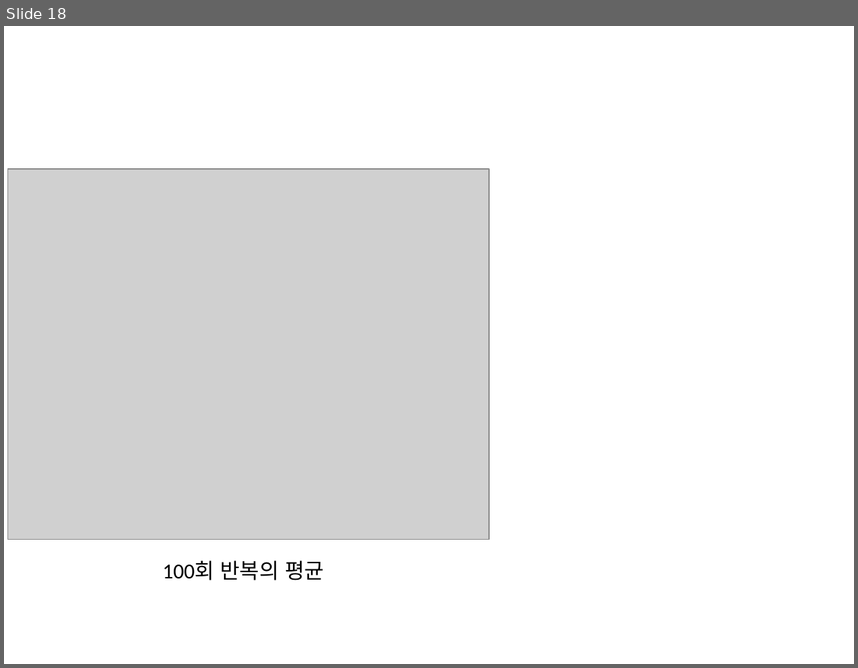
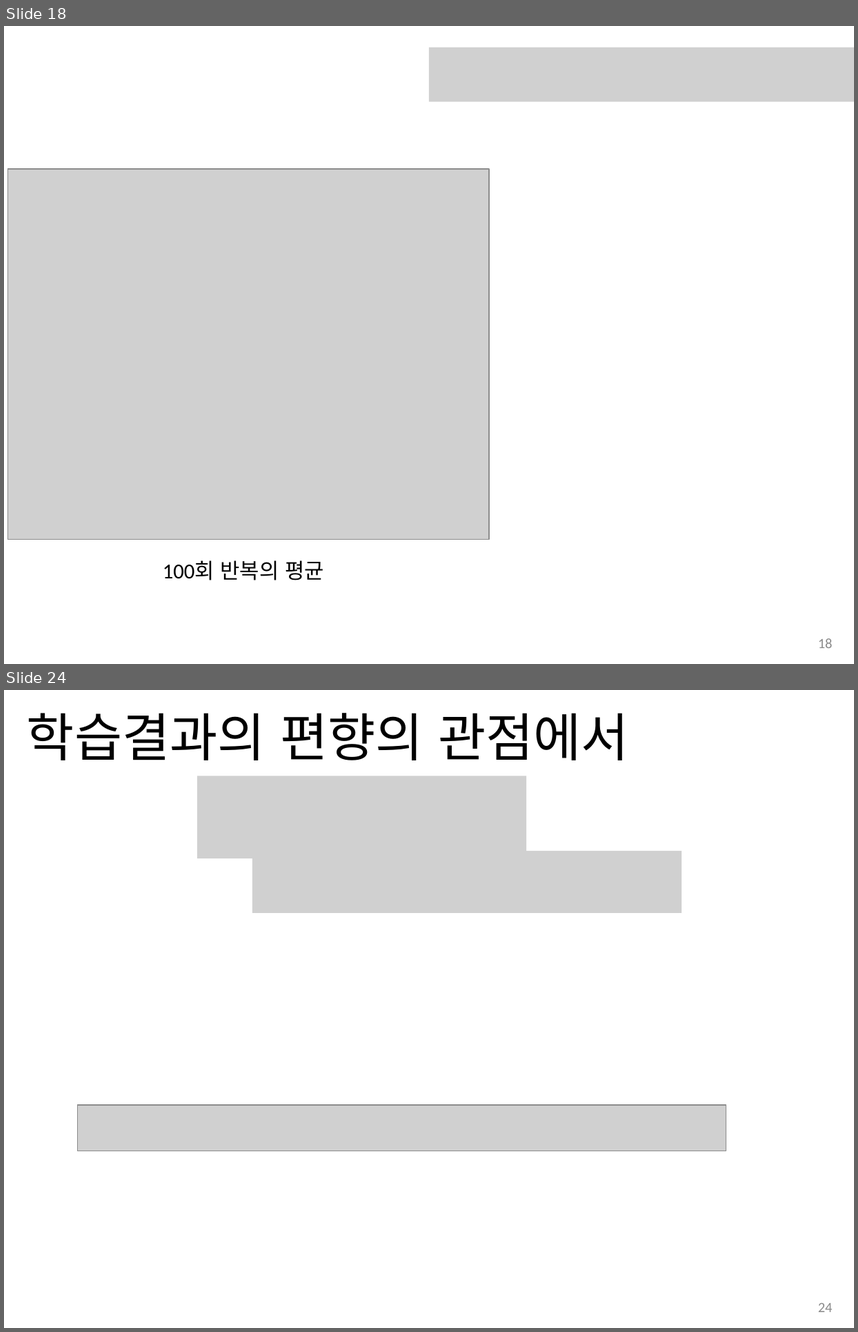
Before and after one commit to jhahncs/Class-Reinforcement-Learning, a slide deck: slides/강화학습_ch1_벤디트문제.pptx. Shown one above the other, each under a label of ours: slide 18 before the commit, slides 18 and 24 after it; the slides between them are not shown. The pictures are 858x668 and 858x1332 pixels, drawn with LibreOffice and Linux fonts; fonts in the diff are those of the drawing; grey boxes stand for pictures. Boxes give left, top, right and bottom in pixels: in the first picture for what was removed or moved away, otherwise in the second. Text is boxed around its words. In the diff, an @@ line names an element or a change of style, - is before the commit and + after.

```diff
--- a/slides/강화학습_ch1_벤디트문제.pptx
+++ b/slides/강화학습_ch1_벤디트문제.pptx
@@ slide 24 added at [4, 690, 854, 1328], background #FFFFFF @@
@@ title added at [27, 713, 629, 760], 44 pt, text #000000 @@
+학습결과의 편향의 관점에서
@@ picture added at [197, 776, 526, 858] @@
@@ picture added at [252, 851, 682, 913] @@
@@ picture added at [78, 1105, 726, 1151] @@
@@ page number added at [818, 1303, 833, 1312], 12 pt, text #8C8C8C @@
+24
@@ slide 18 changed as well @@
@@ picture added at [429, 47, 854, 102] @@
@@ page number added at [818, 638, 833, 648], 12 pt, text #8C8C8C @@
+18
```
Also in this commit, not shown: 16 other slides changed, 7 other slides added, 1 other file.
